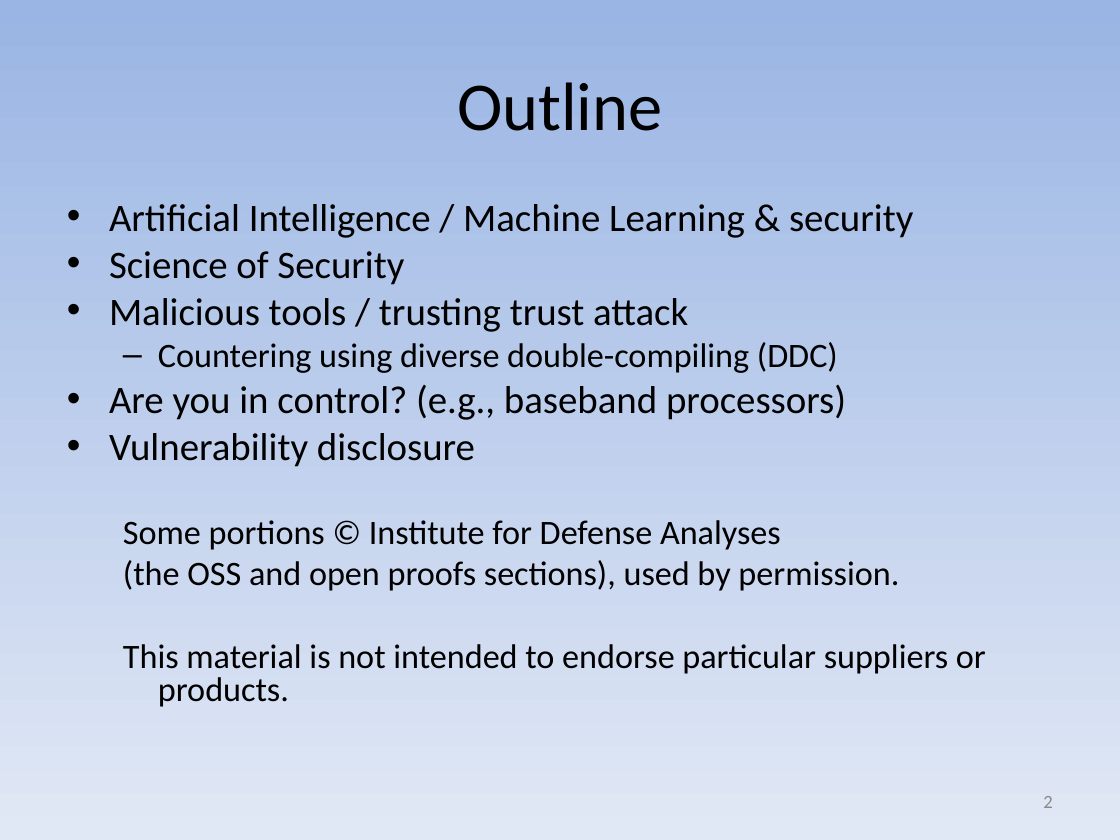
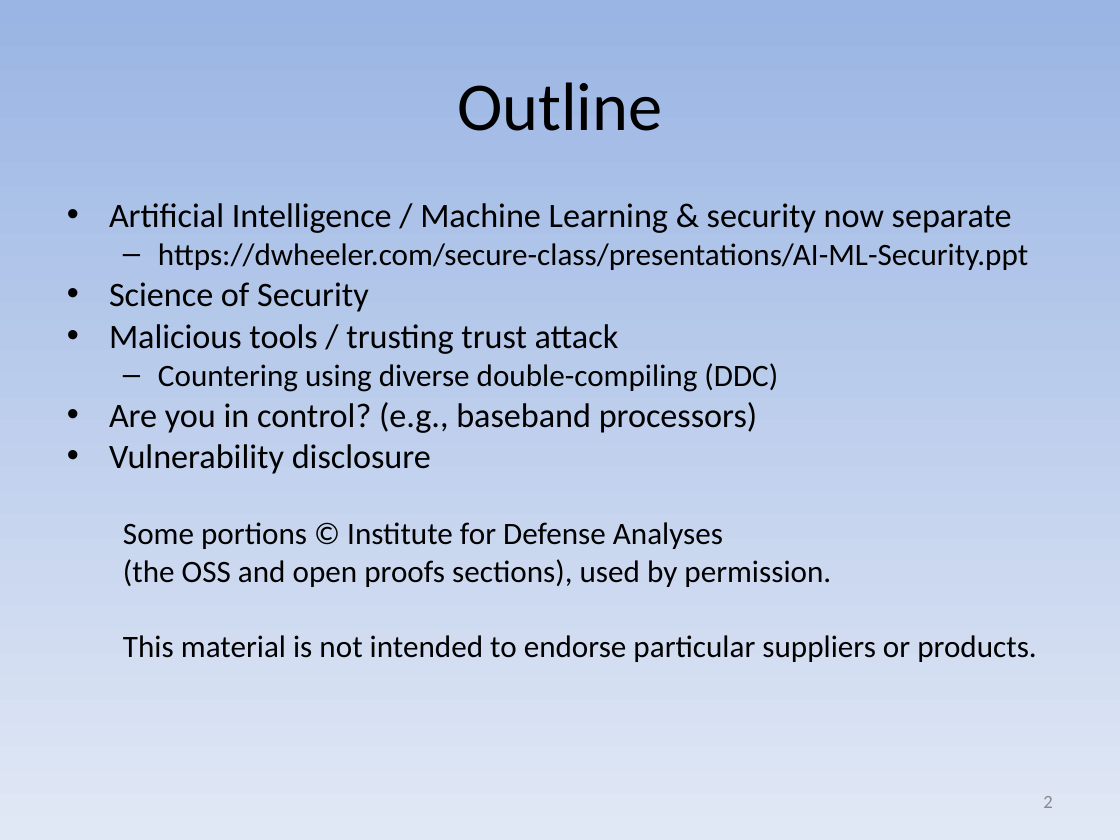
Before and after one commit to david-a-wheeler/david-a-wheeler.github.io, a slide deck: slide 2 of secure-class/presentations/Secure-Software-10-Misc.ppt. Drawn at 1120x840 pixels with LibreOffice and Linux fonts; fonts in the diff are those of the drawing. Boxes give left, top, right and bottom in pixels: in the first picture for what was removed or moved away, otherwise in the second. Text is boxed around its words. In the diff, an @@ line names an element or a change of style, - is before the commit and + after.

```diff
--- a/secure-class/presentations/Secure-Software-10-Misc.ppt
+++ b/secure-class/presentations/Secure-Software-10-Misc.ppt
@@ text at box(109, 203, 1028, 270): text changed; size 25 to 20 pt @@
-• Artificial Intelligence / Machine Learning & security
+• Artificial Intelligence / Machine Learning & security now separate
+  – https://dwheeler.com/secure-class/presentations/AI-ML-Security.ppt
@@ text at box(109, 282, 1036, 662): size 25 to 22 pt in "Science of Security", "Malicious tools / trusting trust attack", "Are you in control? (e.g., baseband processors)", "Vulnerability disclosure"; size 22 to 20 pt in "Countering using diverse double-compiling (DDC)", "Some portions © Institute for Defense Analyses", "(the OSS and open proofs sections), used ...", "This material is not intended to endorse ..." @@
```
Also in this commit, not shown: 3 other slides changed, 24 slides removed, 2 other files.
